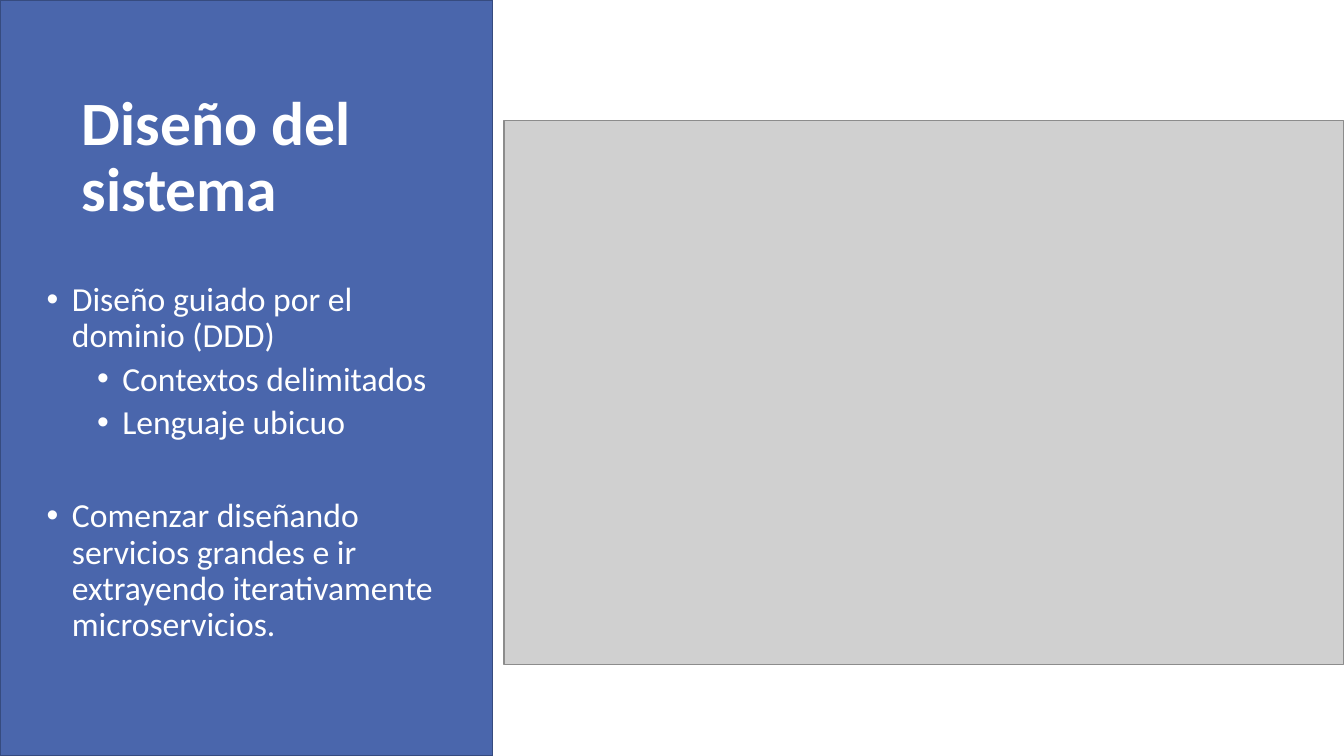
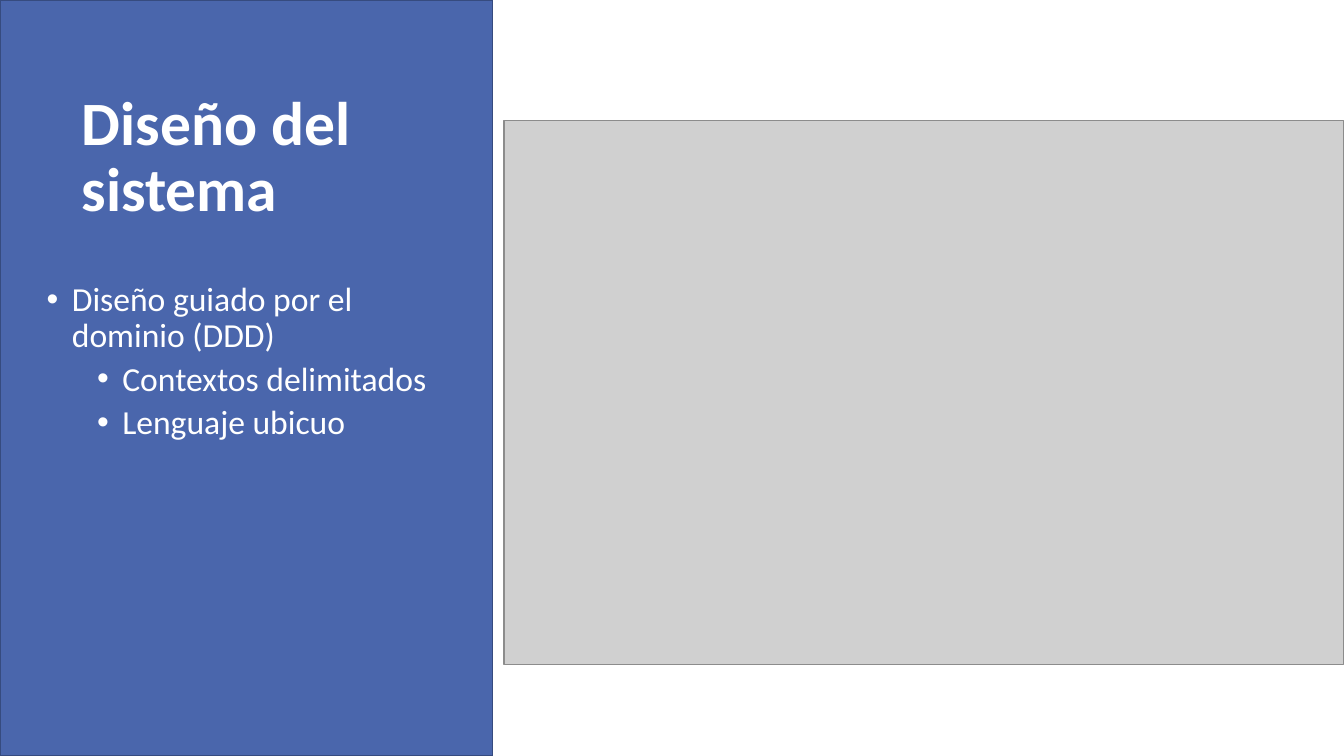
Before and after one commit to VictorIranzo/TFG_Microservices, a slide deck: slide 9 of Trabajo/Presentación/Desarrollo de software basado en microservicios.pptx. Drawn at 1344x756 pixels with LibreOffice and Linux fonts; fonts in the diff are those of the drawing; grey boxes stand for pictures. Boxes give left, top, right and bottom in pixels: in the first picture for what was removed or moved away, otherwise in the second. Text is boxed around its words. In the diff, an @@ line names an element or a change of style, - is before the commit and + after.

```diff
--- a/Trabajo/Presentación/Desarrollo de software basado en microservicios.pptx
+++ b/Trabajo/Presentación/Desarrollo de software basado en microservicios.pptx
@@ text at bbox=[72, 503, 433, 636]: paragraph removed @@
-• Comenzar diseñando servicios grandes e ir extrayendo iterativamente microservicios.
```
Also in this commit, not shown: 5 other slides changed, 2 other files.
